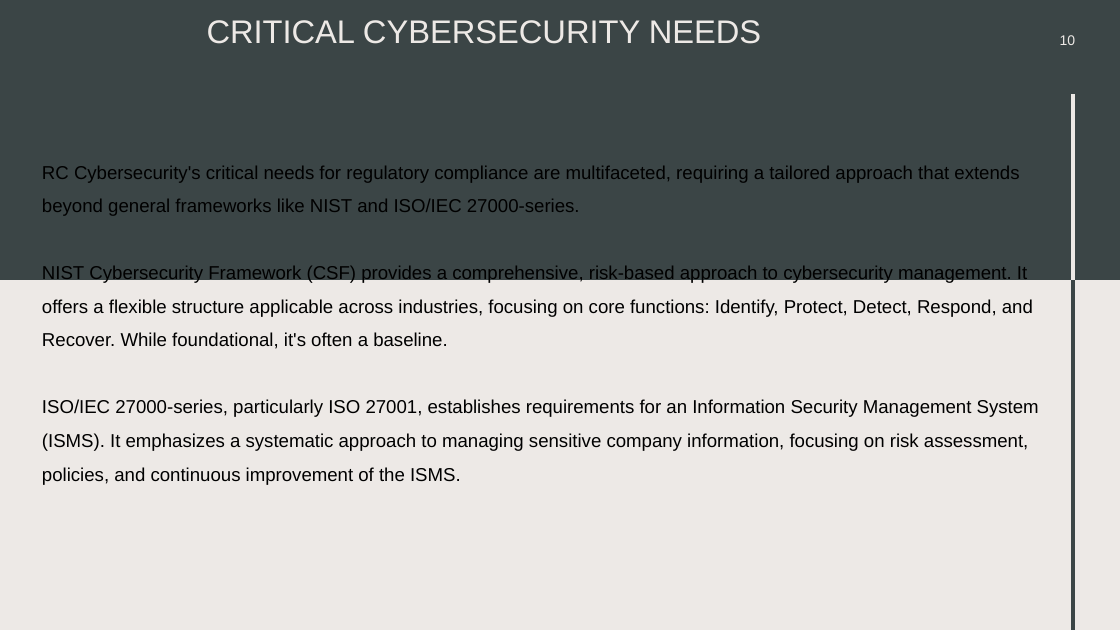
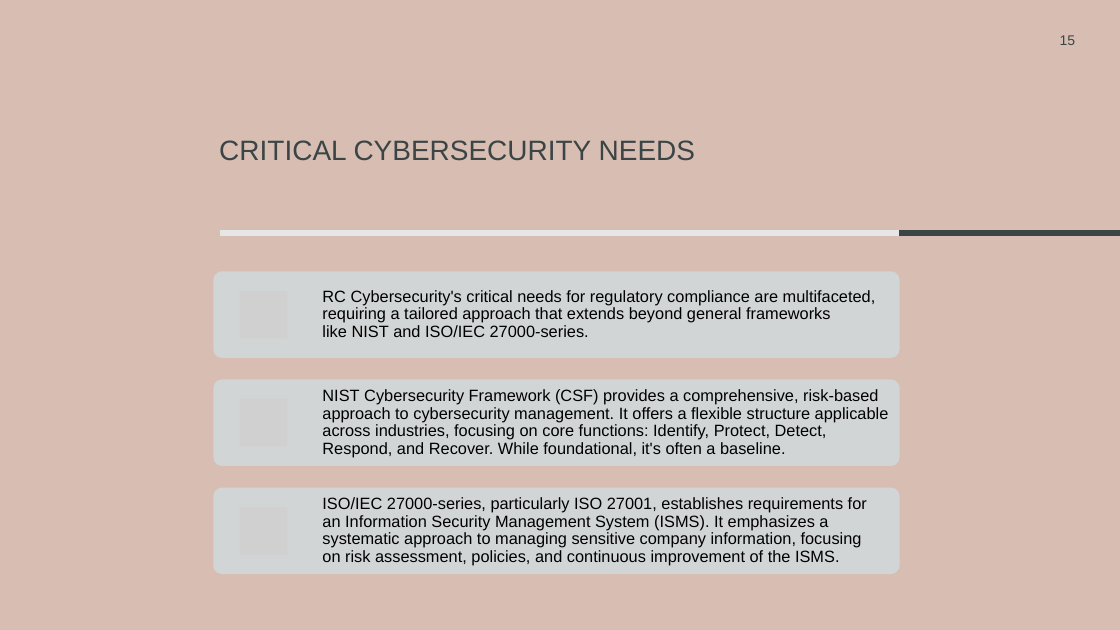
Before and after one commit to rcoon1/GCU-Masters, a slide deck: slide 15 of CYB-690/Topic 2/Security Framework RCoon.pptx (slide 10 before the commit). Drawn at 1120x630 pixels with LibreOffice and Linux fonts; fonts in the diff are those of the drawing; grey boxes stand for pictures. Boxes give left, top, right and bottom in pixels: in the first picture for what was removed or moved away, otherwise in the second. Text is boxed around its words. In the diff, an @@ line names an element or a change of style, - is before the commit and + after.

```diff
--- a/CYB-690/Topic 2/Security Framework RCoon.pptx
+++ b/CYB-690/Topic 2/Security Framework RCoon.pptx
@@ background #EDE9E6 to #D8BEB2 @@
@@ rectangle removed at [0,0,1120,280] @@
@@ page number at [1060,35,1076,45]: text changed; text colour #EDE9E6 to #3B4546 @@
-10
+15
@@ line removed from (1073, 280) to (1073, 94) @@
@@ title "CRITICAL CYBERSECURITY NEEDS": place and size @@
-title "CRITICAL CYBERSECURITY NEEDS" at [207,20,761,44]
+title "CRITICAL CYBERSECURITY NEEDS" at [219,140,695,161]
@@ title "CRITICAL CYBERSECURITY NEEDS" at [219,140,695,161]: size 28 to 24 pt, text colour #EDE9E6 to #3B4546 @@
@@ text removed at [42,166,1039,485] @@
-RC Cybersecurity's critical needs for regulatory compliance are multifaceted, requiring a tailored approach that extends beyond general frameworks like NIST and ISO/IEC 27000-series.
-NIST Cybersecurity Framework (CSF) provides a comprehensive, risk-based approach to cybersecurity management. It offers a flexible structure applicable across industries, focusing on core functions: Identify, Protect, Detect, Respond, and Recover. While foundational, it's often a baseline.
-ISO/IEC 27000-series, particularly ISO 27001, establishes requirements for an Information Security Management System (ISMS). It emphasizes a systematic approach to managing sensitive company information, focusing on risk assessment, policies, and continuous improvement of the ISMS.
@@ line added from (220, 233) to (900, 233), #E7E6E6 4.5 pt @@
@@ line added from (900, 233) to (1120, 233), #3B4546 4.5 pt @@
@@ line removed from (1073, 630) to (1073, 280) @@
@@ group added at [213,271,900,574]: 3 rounded rectangles, 3 pictures, 3 texts @@
+RC Cybersecurity's critical needs for regulatory compliance are multifaceted, requiring a tailored approach that extends beyond general frameworks like NIST and ISO/IEC 27000-series.
+NIST Cybersecurity Framework (CSF) provides a comprehensive, risk-based approach to cybersecurity management. It offers a flexible structure applicable across industries, focusing on core functions: Identify, Protect, Detect, Respond, and Recover. While foundational, it's often a baseline.
+ISO/IEC 27000-series, particularly ISO 27001, establishes requirements for an Information Security Management System (ISMS). It emphasizes a systematic approach to managing sensitive company information, focusing on risk assessment, policies, and continuous improvement of the ISMS.
```
Also in this commit, not shown: 2 other slides changed, 9 slides added, 2 slides removed.
